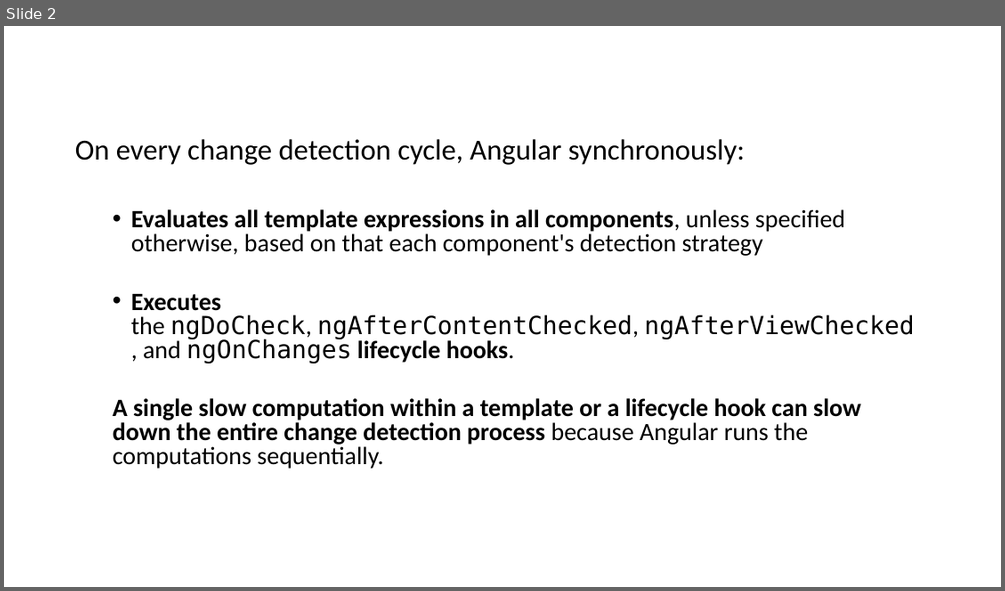
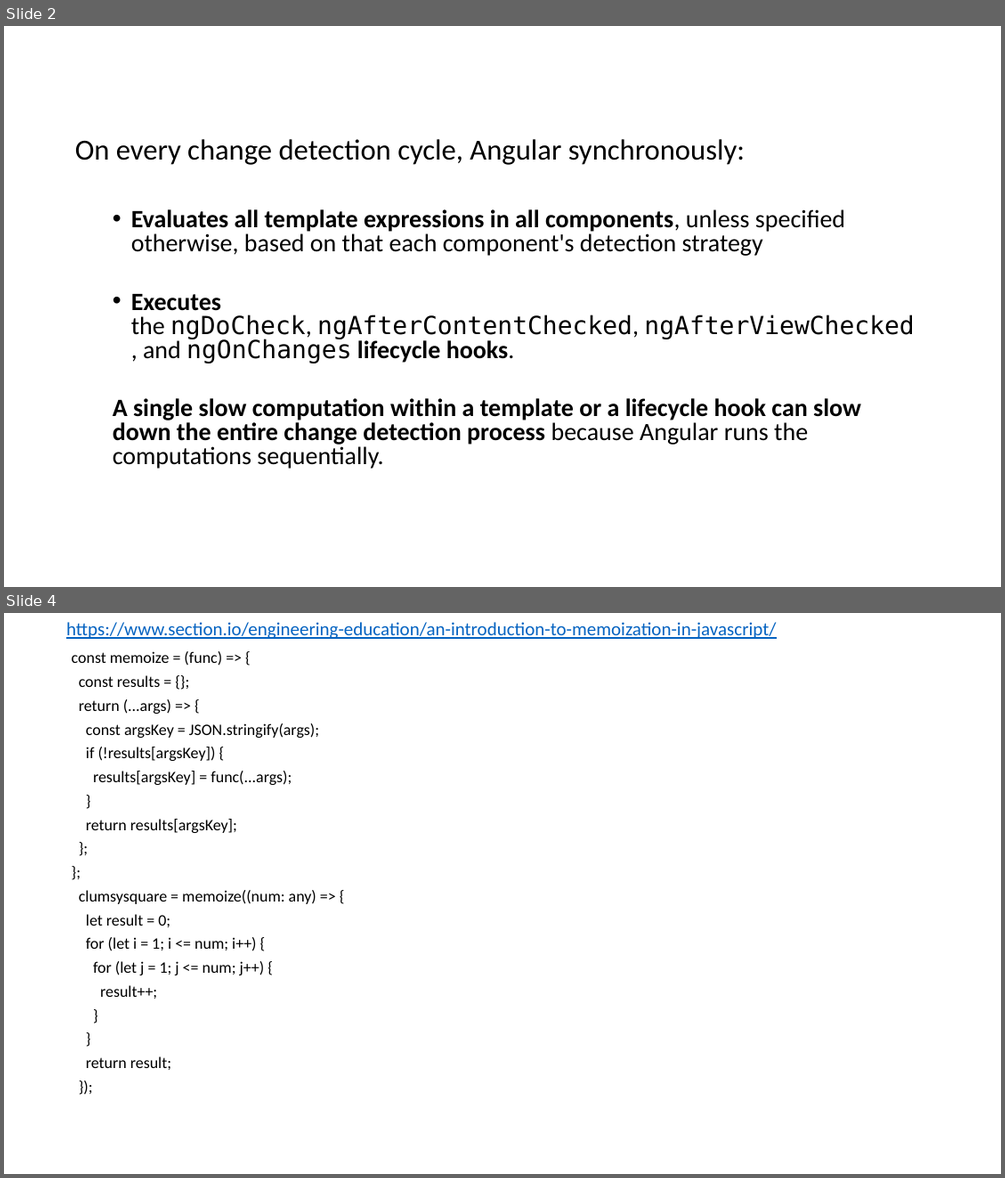
Before and after one commit to marius-oprea/onPush, a slide deck: presentation/Presentation.pptx. Shown one above the other, each under a label of ours: slide 2 before the commit, slides 2 and 4 after it; the slides between them are not shown. The pictures are 1005x591 and 1005x1178 pixels, drawn with LibreOffice and Linux fonts; fonts in the diff are those of the drawing. Boxes give left, top, right and bottom in pixels: in the first picture for what was removed or moved away, otherwise in the second. Text is boxed around its words. In the diff, an @@ line names an element or a change of style, - is before the commit and + after.

```diff
--- a/presentation/Presentation.pptx
+++ b/presentation/Presentation.pptx
@@ slide 4 added at [4, 613, 1001, 1174], background #FFFFFF @@
@@ title added at [66, 622, 776, 639], 18 pt, text #0563C1, underline @@
+https://www.section.io/engineering-education/an-introduction-to-memoization-in-javascript/
@@ text added at [72, 651, 319, 1070], 15.4 pt, text #000000 @@
+const memoize = (func) => {
+const results = {};
+return (...args) => {
+const argsKey = JSON.stringify(args);
+if (!results[argsKey]) {
+results[argsKey] = func(...args);
+}
+return results[argsKey];
+};
+};
+clumsysquare = memoize((num: any) => {
+let result = 0;
+for (let i = 1; i <= num; i++) {
+for (let j = 1; j <= num; j++) {
+result++;
+}
+}
+return result;
+});
```
Also in this commit, not shown: 2 slides changed, 4 other files.
